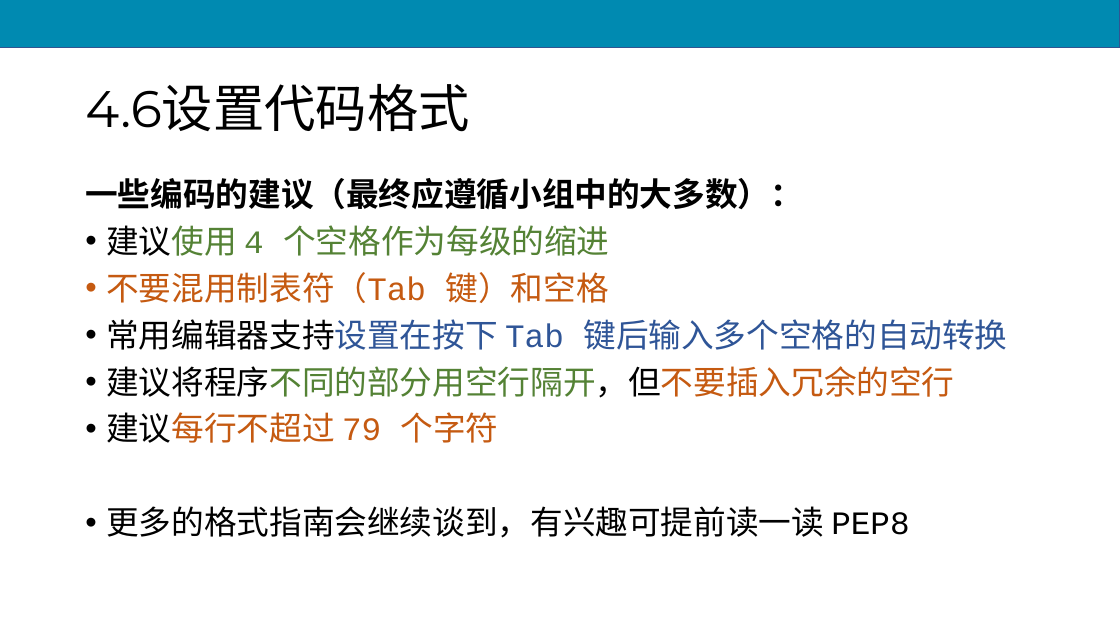
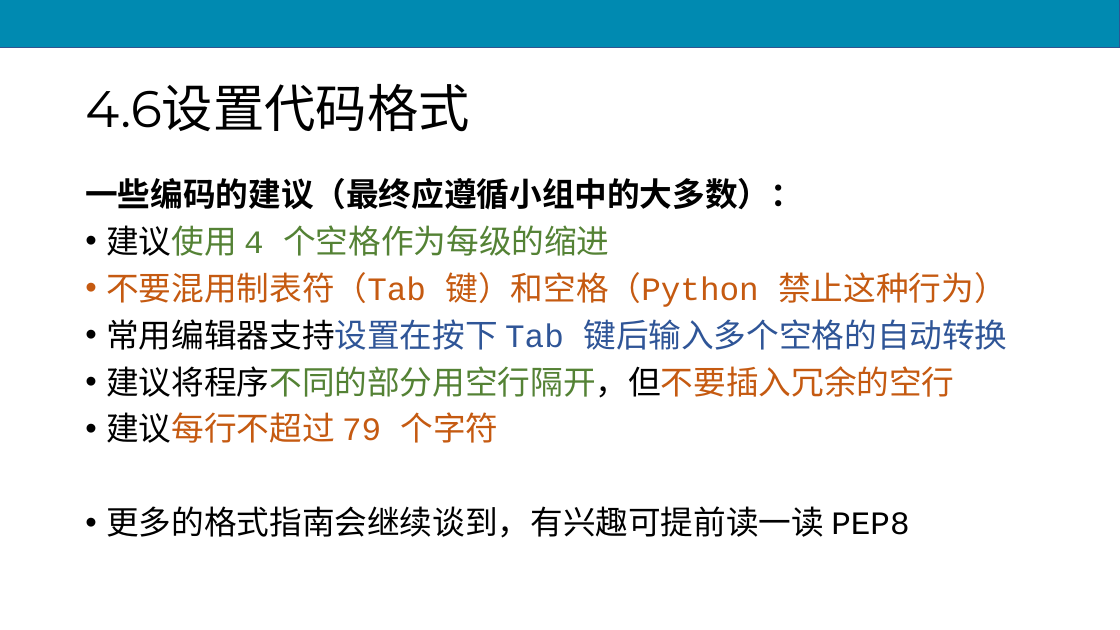
Before and after one commit to scruel/pcc_3e_slides, a slide deck: slide 38 of PPT/python4.pptx. Drawn at 1120x630 pixels with LibreOffice and Linux fonts; fonts in the diff are those of the drawing. Boxes give left, top, right and bottom in pixels: in the first picture for what was removed or moved away, otherwise in the second. Text is boxed around its words. In the diff, an @@ line names an element or a change of style, - is before the commit and + after.

```diff
--- a/PPT/python4.pptx
+++ b/PPT/python4.pptx
@@ text at [106, 272, 1006, 307]: text changed @@
-• 不要混用制表符（Tab 键）和空格
+• 不要混用制表符（Tab 键）和空格（Python 禁止这种行为）
```
Also in this commit, not shown: 4 other files.
